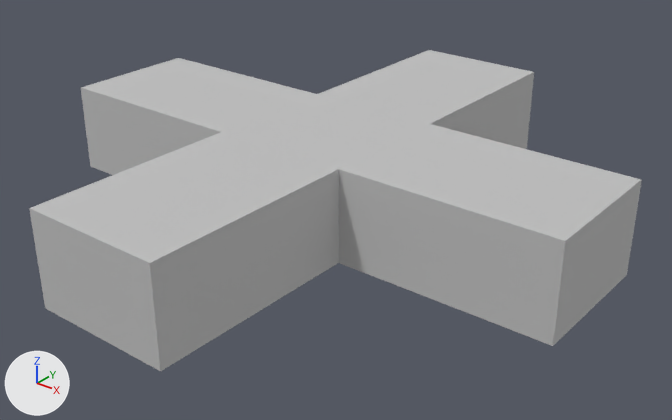
The OBJ model resources/shape-15.obj: old version first, new version second.
Before and after are seen from a 50 mm lens placed at (0.936, -1.145, 0.687), pointed at (0.03, -0.013, -0.015). The lights are fixed; the arrows at lower left show +X, +Y and +Z. Where no turn or scale is listed for an object, it has been applied to the vertices. Vertices at the same position are counted once.

In view in the first picture: 'shape-15'.
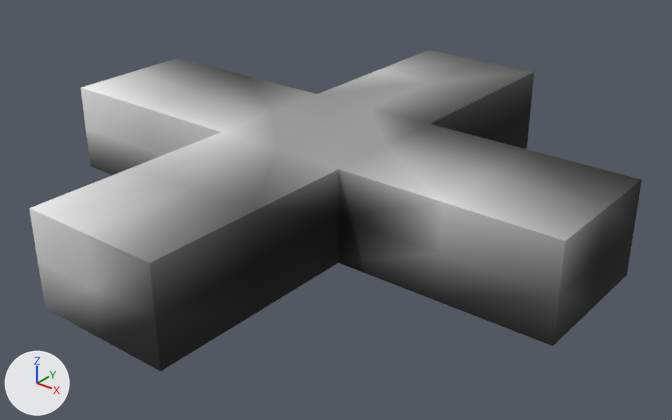
Commit message: better shapes

Edits to the bpy script that builds the scene:
```text
Add img_shape_null_tex_png:
    img_shape_null_tex_png = load_image('shape-null_tex.png', 'shape-null_tex.png', 1024, 1024, 'sRGB')
Change mat_material_0:
    mat_material_0.texture: img_shape_15_tex_png -> img_shape_null_tex_png
Change me_shape_15:
    where me_shape_15.from_pydata(...)  # 90 vertices, 176 faces; spans x -0.5..0.5, y -0.5..0.5, z -0.038..0.125
    used by ob_shape_15; location = (0.0, 0.0, 0.0)
    me_shape_15 part 1: 80 kept faces spanning x -0.5..0.5, y -0.5..0.5, z -0.038..0.125 get new texture (UV) coordinates
```

Changed parts and their boxes [x1, y1, x2, y2] in the pictures (672 x 420 px):
'shape-15', surface changed
    both: [29, 50, 642, 371]
part 1 of me_shape_15, surface changed
    both: [81, 72, 642, 371]
